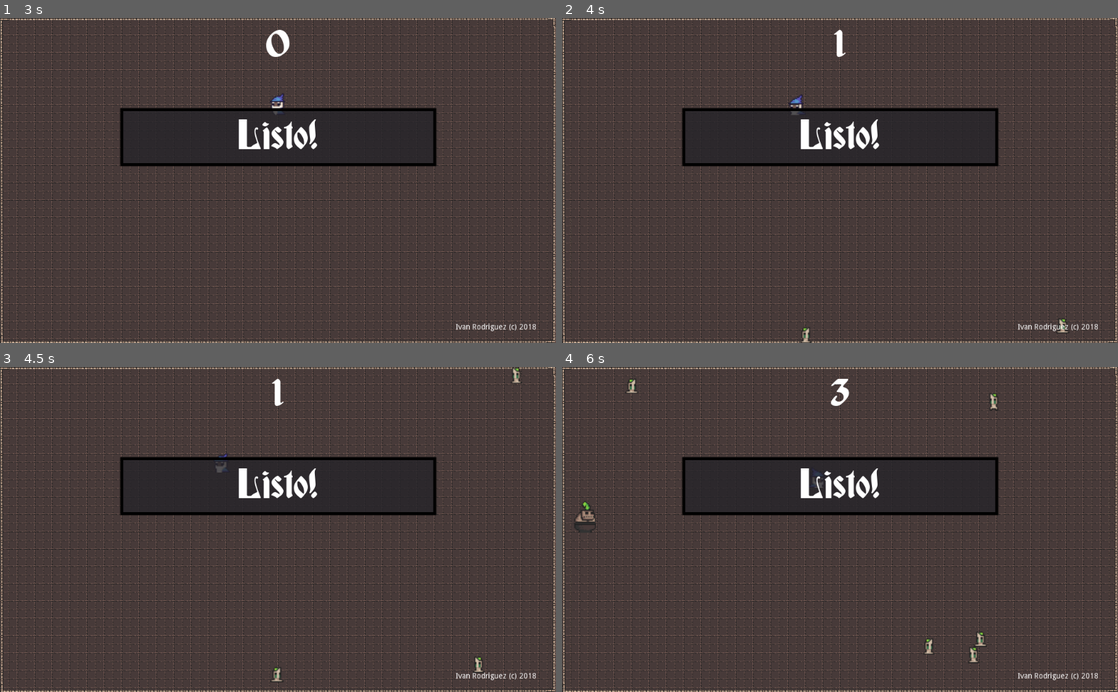
Above: before the commit, frames 1-4 (two rows, left to right).
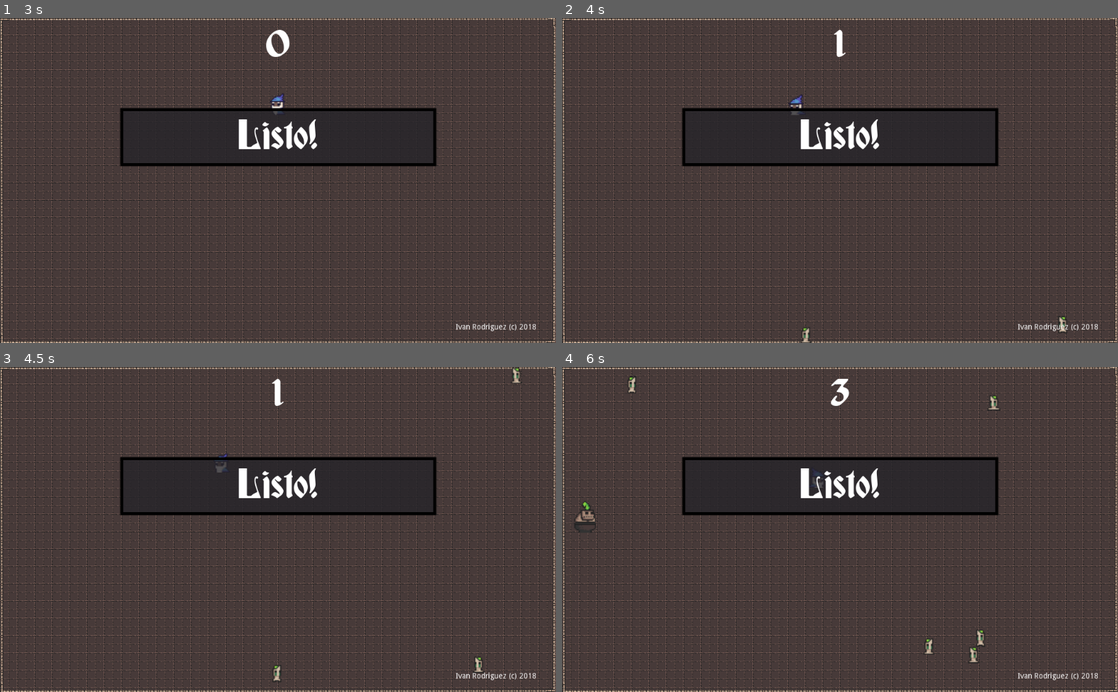
Above: after the commit, the same moments.

Repository: tidus747/TheEpicAdventure
Game: Godot game, scene res://Escenas/Mundo.tscn
Same seed, same stepped clock (60 frames per second), same inputs: the game is played once before the commit and once after it.
Inputs:
- Up to frame 1 (3 s): click "Jugar" at 0.5 s; tap Enter at 1.25 s; hold Up (ui_up) 1.28-2.78 s; tap Space at 2 s; hold Left (ui_left) from 2.78 s (still down)
- Up to frame 2 (4 s): keep holding Left (ui_left)
- Up to frame 3 (4.5 s): release Left (ui_left) at 4.28 s; hold Down (ui_down) from 4.28 s (still down)
- Up to frame 4 (6 s): release Down (ui_down) at 5.03 s; hold Right (ui_right) 5.03-5.78 s; hold Up (ui_up) from 5.78 s (still down)

Frame 1 is identical in both runs. In frame 2, less than 0.1% of the frame differs, in the area x 88-92%, y 91-98%; in frame 3, less than 0.1%; in frame 4, 0.2%, in the area x 11-79%, y 2-87%.

Commit message:
Añadimos el README del repositorio

Diff:
--- a/Escenas/Enemigo.tscn
+++ b/Escenas/Enemigo.tscn
@@ -1,28 +1,29 @@
 [gd_scene load_steps=12 format=2]
 
 [ext_resource path="res://Escenas/Enemigo.gd" type="Script" id=1]
-[ext_resource path="res://Individual/zombie_run_anim_f0.png" type="Texture" id=2]
-[ext_resource path="res://Individual/zombie_run_anim_f1.png" type="Texture" id=3]
-[ext_resource path="res://Individual/zombie_run_anim_f2.png" type="Texture" id=4]
-[ext_resource path="res://Individual/zombie_run_anim_f3.png" type="Texture" id=5]
-[ext_resource path="res://Individual/big_zombie_run_anim_f0.png" type="Texture" id=6]
-[ext_resource path="res://Individual/big_zombie_run_anim_f1.png" type="Texture" id=7]
-[ext_resource path="res://Individual/big_zombie_run_anim_f2.png" type="Texture" id=8]
-[ext_resource path="res://Individual/big_zombie_run_anim_f3.png" type="Texture" id=9]
+[ext_resource path="res://Individual/big_zombie_run_anim_f0.png" type="Texture" id=2]
+[ext_resource path="res://Individual/big_zombie_run_anim_f1.png" type="Texture" id=3]
+[ext_resource path="res://Individual/big_zombie_run_anim_f2.png" type="Texture" id=4]
+[ext_resource path="res://Individual/big_zombie_run_anim_f3.png" type="Texture" id=5]
+[ext_resource path="res://Individual/zombie_run_anim_f0.png" type="Texture" id=6]
+[ext_resource path="res://Individual/zombie_run_anim_f1.png" type="Texture" id=7]
+[ext_resource path="res://Individual/zombie_run_anim_f2.png" type="Texture" id=8]
+[ext_resource path="res://Individual/zombie_run_anim_f3.png" type="Texture" id=9]
 
 [sub_resource type="SpriteFrames" id=1]
 
 animations = [ {
 "frames": [ ExtResource( 2 ), ExtResource( 3 ), ExtResource( 4 ), ExtResource( 5 ) ],
 "loop": true,
-"name": "zombie_normal",
-"speed": 6.0
+"name": "zombie_grande",
+"speed": 7.0
 }, {
 "frames": [ ExtResource( 6 ), ExtResource( 7 ), ExtResource( 8 ), ExtResource( 9 ) ],
 "loop": true,
-"name": "zombie_grande",
-"speed": 7.0
+"name": "zombie_normal",
+"speed": 6.0
 } ]
+_sections_unfolded = [ "Resource" ]
 
 [sub_resource type="CapsuleShape2D" id=2]
 
@@ -30,7 +31,7 @@
 radius = 6.59574
 height = 1.18787
 
-[node name="Zombie" type="RigidBody2D" index="0"]
+[node name="Zombie" type="RigidBody2D"]
 
 position = Vector2( 15.2842, 12.9125 )
 input_pickable = false
@@ -64,7 +65,7 @@
 scale = Vector2( 2, 2 )
 frames = SubResource( 1 )
 animation = "zombie_normal"
-frame = 1
+frame = 3
 playing = true
 _sections_unfolded = [ "Transform" ]
 
--- a/Escenas/Mundo.tscn
+++ b/Escenas/Mundo.tscn
@@ -15,7 +15,7 @@
 "points": PoolVector2Array( 0, 0, 0, 0, -0.257843, -1.41592, 0, 0, 0, 0, 1024.1, -0.055542, 0, 0, 0, 0, 1022.74, 601.229, 0, 0, 0, 0, 1.10251, 601.229, 0, 0, 0, 0, -0.257843, -1.41592 )
 }
 
-[node name="Mundo" type="Node"]
+[node name="Mundo" type="Node" index="0"]
 
 script = ExtResource( 1 )
 Enemigo = ExtResource( 2 )
--- a/Escenas/Player.gd
+++ b/Escenas/Player.gd
@@ -50,8 +50,6 @@
 
 
 
-
-
 func _on_Player_body_entered(body):
 	hide()
 	emit_signal("golpe")
--- a/Escenas/Player.tscn
+++ b/Escenas/Player.tscn
@@ -28,14 +28,15 @@
 "name": "caminar",
 "speed": 6.0
 } ]
+_sections_unfolded = [ "Resource" ]
 
 [sub_resource type="CapsuleShape2D" id=2]
 
 custom_solver_bias = 0.0
-radius = 6.6282
-height = 17.5946
+radius = 3.97773
+height = 11.1868
 
-[node name="Player" type="Area2D"]
+[node name="Player" type="Area2D" index="0"]
 
 position = Vector2( 86.5824, 85.2436 )
 scale = Vector2( 2, 2 )
@@ -54,13 +55,12 @@
 
 frames = SubResource( 1 )
 animation = "caminar"
-frame = 2
+frame = 3
 playing = true
 
 [node name="collision_player" type="CollisionShape2D" parent="." index="1"]
 
-visible = false
-position = Vector2( 3.75797, 4.07816 )
+position = Vector2( 0.727474, 5.65928 )
 scale = Vector2( 1.32229, 1 )
 shape = SubResource( 2 )
 
Binary file added: Capturas/Pantalla_principal.png
Not shown, added: Capturas/Pantalla_principal.png.import
Binary file added: Capturas/Partida.png
Not shown, added: Capturas/Partida.png.import
Not shown, added: README.md
